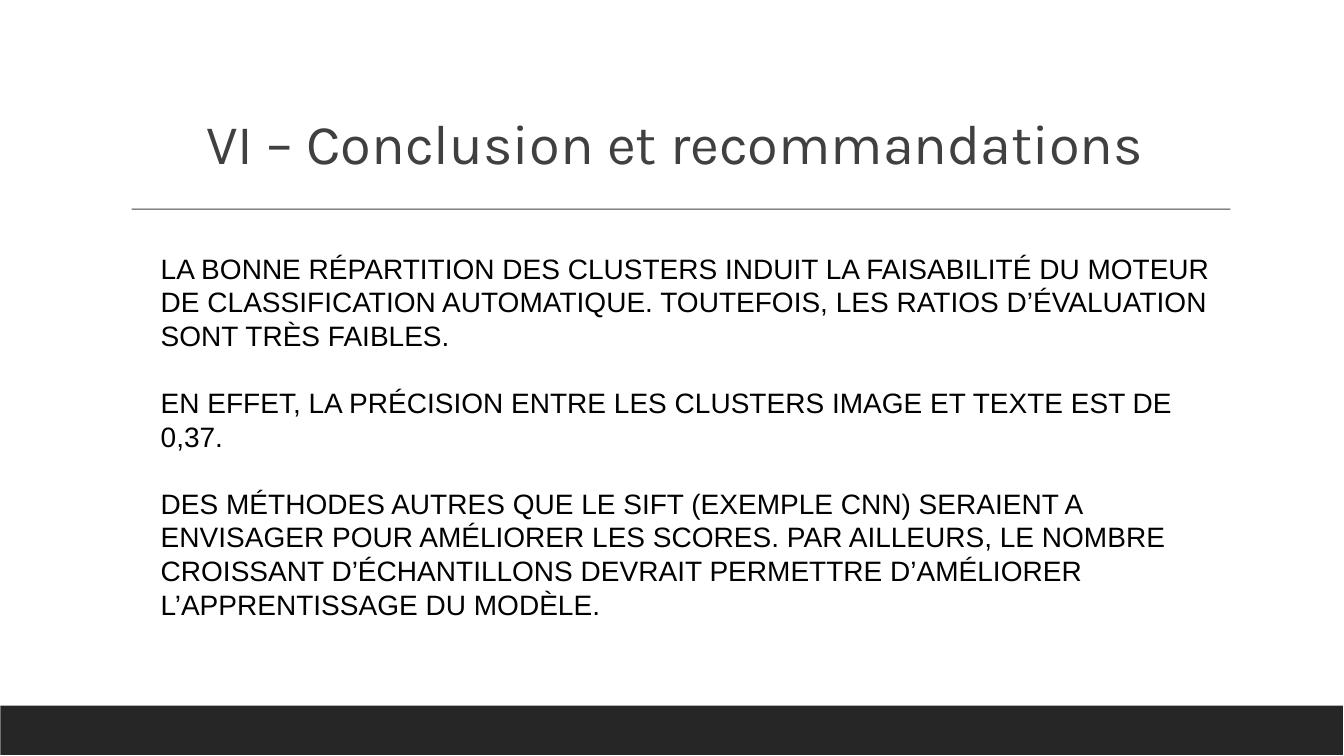
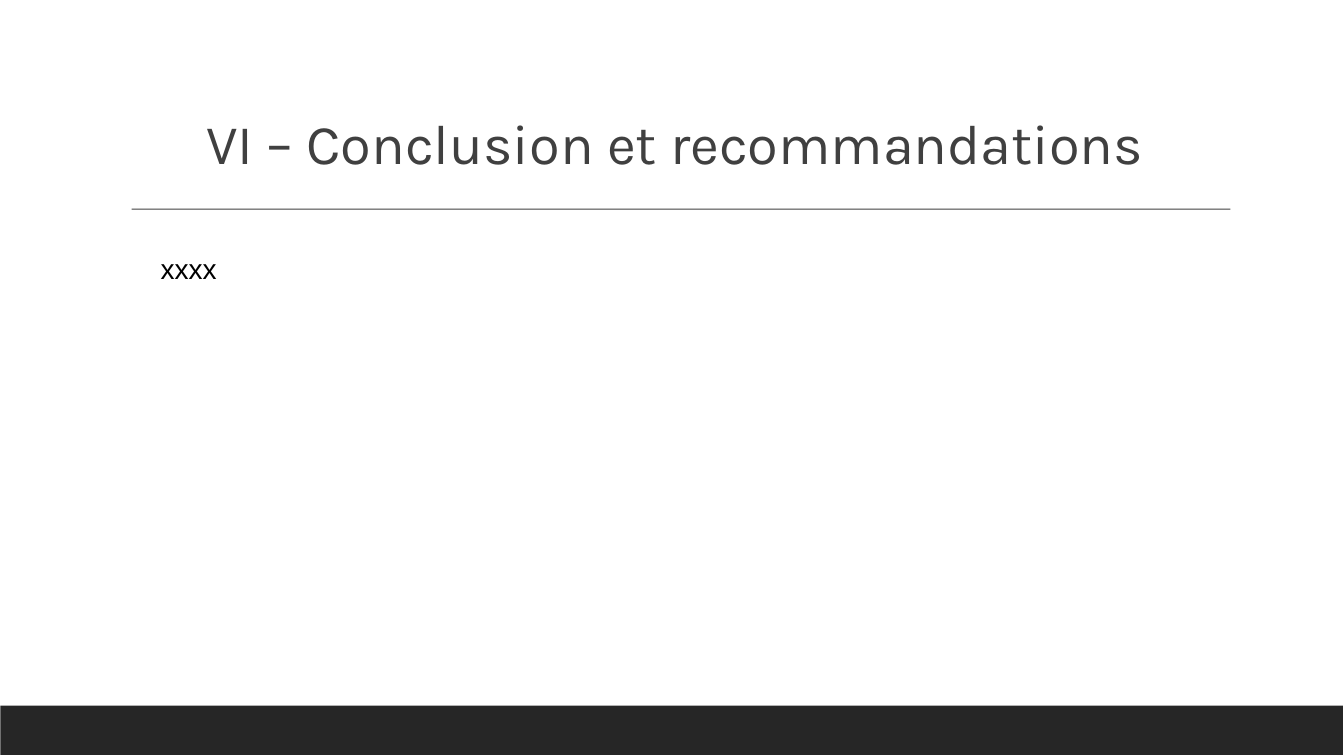
Before and after one commit to toureadama/Projet7Git, a slide deck: slide 12 of P7_support.pptx. Drawn at 1344x756 pixels with LibreOffice and Linux fonts; fonts in the diff are those of the drawing. Boxes give left, top, right and bottom in pixels: in the first picture for what was removed or moved away, otherwise in the second. Text is boxed around its words. In the diff, an @@ line names an element or a change of style, - is before the commit and + after.

```diff
--- a/P7_support.pptx
+++ b/P7_support.pptx
@@ text removed at (x1=161, y1=257, x2=1209, y2=616) @@
-LA BONNE RÉPARTITION DES CLUSTERS INDUIT LA FAISABILITÉ DU MOTEUR DE CLASSIFICATION AUTOMATIQUE. TOUTEFOIS, LES RATIOS D’ÉVALUATION SONT TRÈS FAIBLES.
-EN EFFET, LA PRÉCISION ENTRE LES CLUSTERS IMAGE ET TEXTE EST DE 0,37.
-DES MÉTHODES AUTRES QUE LE SIFT (EXEMPLE CNN) SERAIENT A ENVISAGER POUR AMÉLIORER LES SCORES. PAR AILLEURS, LE NOMBRE CROISSANT D’ÉCHANTILLONS DEVRAIT PERMETTRE D’AMÉLIORER L’APPRENTISSAGE DU MODÈLE.
@@ text added at (x1=161, y1=264, x2=217, y2=279), 20 pt, text #000000 @@
+xxxx
```
Also in this commit, not shown: 2 other slides changed, 3 other files.
